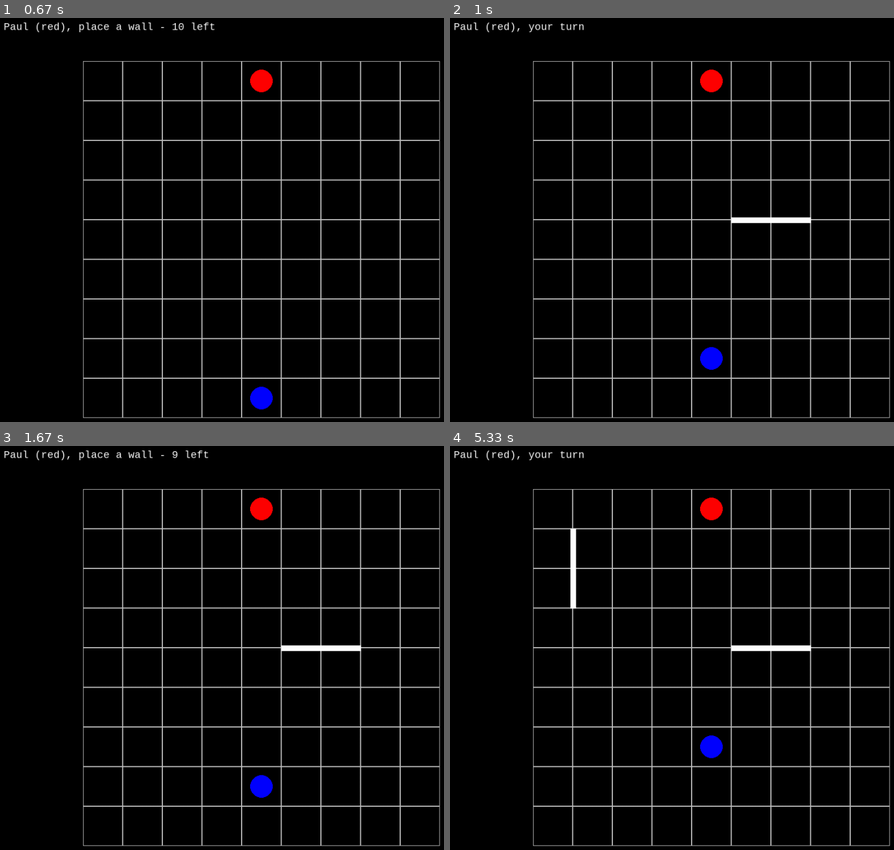
Above: before the commit, frames 1-4 (two rows, left to right).
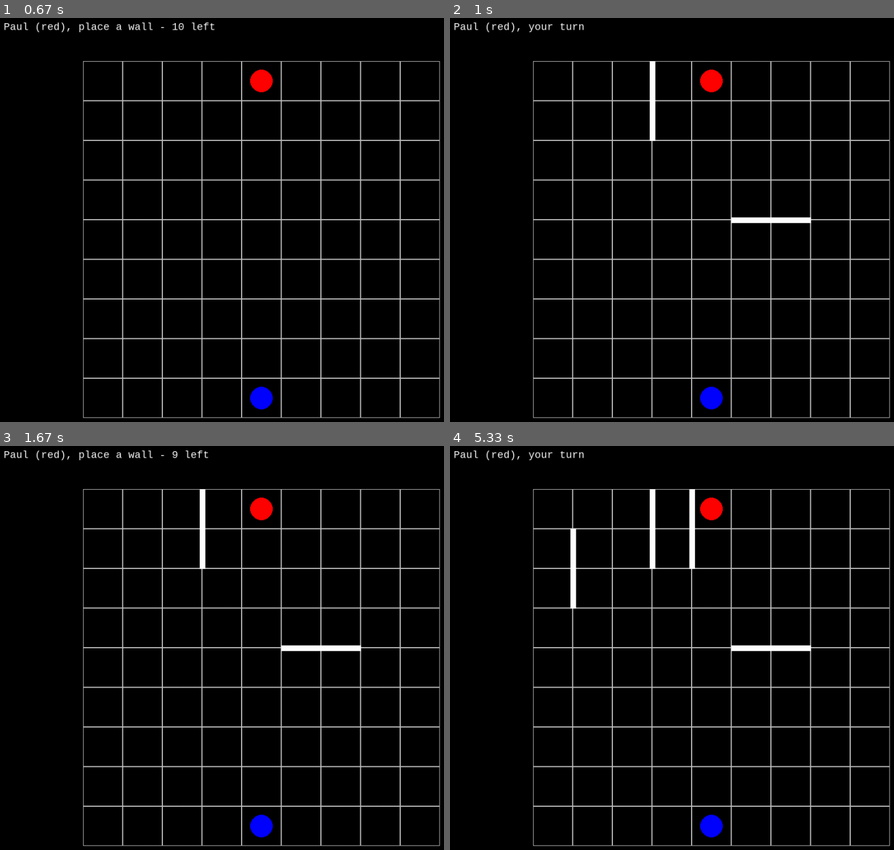
Above: after the commit, the same moments.

Repository: pdhummel/corridor
Game: pygame game, started from corridor.py
The game is run twice, just before and just after one commit, with the same random seed, the same clock (stepped at 60 frames per second) and the same inputs. The source is Python 2; it was converted automatically to run under Python 3.
Inputs (mouse positions are in pixels of both pictures, inside the frame that each line leads up to):
- Up to frame 1 (0.67 s): click (288, 220) at 0.38 s
- Up to frame 2 (1 s): press the mouse at (738, 220) at 0.7 s; move the mouse to (845, 296) at 0.8 s; release the mouse at (outside the picture) at 0.93 s
- Up to frame 3 (1.67 s): press the mouse at (288, 648) at 1.17 s; move the mouse to (186, 643) at 1.27 s; release the mouse at (79, 635) at 1.4 s
- Up to frame 4 (5.33 s): move the mouse to (569, 567) at 4.7 s; click (569, 567) at 5.03 s

Frame 1 is identical in both runs. In frame 2, 0.7% of the frame differs, in the area x 44-62%, y 10-97%; in frame 3, 0.7%; in frame 4, 1.0%.

Commit message:
Fixing AI bugs, etc.

Diff:
--- a/AI.py
+++ b/AI.py
@@ -1,11 +1,13 @@
 import sys
 from Space import Space
+from GameEvent import GameEvent
 
 class AI:
 
     def __init__(self, game):
         self._game = game
 
+    # Check if the space that the player is in, is connected to the victory row.
     def is_connected(self, player):
         connected = False
         graph = self.create_graph(self._game.board, player)
@@ -195,6 +197,10 @@
                         if not space_distances.has_key(node) or space_distances[node] > distance+1:
                             space_distances[node] = distance + 1
 
+                #if space_distances.has_key(space):
+                #    print x,y,space_distances[space]
+                #else:
+                #    print x,y, "no distance"
         return space_distances
 
 
@@ -205,55 +211,98 @@
 
     def determine_next_move(self, g, player):
         game = g.clone()
+        best_total = -99
+        game_event = GameEvent("SPACE")
+
         for x in range(9):
             for y in range(9):
-                print str(x) + "," + str(y)
+
+                #print str(x) + "," + str(y)
                 side = "TOP"
                 placed = game.place_wall(player, x, y, side)
                 if placed:
-                    self.evaluate_game(game, player)
+                    total = self.evaluate_game(game, player)
                     player.unplayed_wall_count = player.unplayed_wall_count + 1
                     game.unset_wall(x, y, side)
+                    if total > best_total:
+                        best_total = total
+                        game_event.x = x
+                        game_event.y = y
+                        game_event.section = side
+                        player.move_mode = "WALL"
                 side = "BOTTOM"
                 placed = game.place_wall(player, x, y, side)
                 if placed:
-                    self.evaluate_game(game, player)
+                    total = self.evaluate_game(game, player)
                     player.unplayed_wall_count = player.unplayed_wall_count + 1
                     game.unset_wall(x, y, side)
+                    if total > best_total:
+                        best_total = total
+                        game_event.x = x
+                        game_event.y = y
+                        game_event.section = side
+                        player.move_mode = "WALL"
                 side = "LEFT"
                 placed = game.place_wall(player, x, y, side)
                 if placed:
-                    self.evaluate_game(game, player)
+                    total = self.evaluate_game(game, player)
                     player.unplayed_wall_count = player.unplayed_wall_count + 1
                     game.unset_wall(x, y, side)
+                    if total > best_total:
+                        best_total = total
+                        game_event.x = x
+                        game_event.y = y
+                        game_event.section = side
+                        player.move_mode = "WALL"
                 side = "RIGHT"
                 placed = game.place_wall(player, x, y, side)
                 if placed:
-                    self.evaluate_game(game, player)
+                    total = self.evaluate_game(game, player)
                     player.unplayed_wall_count = player.unplayed_wall_count + 1
                     game.unset_wall(x, y, side)
-
+                    if total > best_total:
+                        best_total = total
+                        game_event.x = x
+                        game_event.y = y
+                        game_event.section = side
+                        player.move_mode = "WALL"
+
+        path = self.find_shortest_path(player, g.board)
+        if path != None and len(path) > 1:
+            total = self.evaluate_game(game, player, True)
+            if total > best_total:
+                best_total = total
+                game_event = GameEvent("SPACE")
+                space = path[1]
+                game_event.x = space.x
+                game_event.y = space.y
+                game_event.section = "CENTER"
+                player.move_mode = "PAWN"
+        return game_event
 
     def evaluate_game(self, game, player, moved=False):
         p1 = game.players[0]
         p2 = game.players[1]
-        #sp1 = len(self.find_shortest_path(p1, game.board))-1
-        #sp2 = len(self.find_shortest_path(p2, game.board))-1
+        if p1.name == player.name:
+            p1.unplayed_wall_count = player.unplayed_wall_count
+        else:
+            p2.unplayed_wall_count = player.unplayed_wall_count
         sp1 = self.get_distance(p1, game.board)
         sp2 = self.get_distance(p2, game.board)
         wc1 = p1.unplayed_wall_count
         wc2 = p2.unplayed_wall_count
         cp = game.current_player
-        total1 = (-sp1+sp2)*2 +wc1-wc2
-        total2 = (sp1-sp2)*2 -wc1+wc2
+        total = 0
+
+        if moved == False:
+            total = total + 1
         if cp == 0:
-            if moved == False:
-                total1 = total1 + 1
+            total = (sp2 - sp1)*2 + (wc1-wc2)
         else:
-            if moved == False:
-                total2 = total2 + 1
-        print "dist1=%s, dist2=%s, wall1=%s, wall2=%s, current=%s => %s %s" \
-            % (sp1, sp2, wc1, wc2, cp, total1, total2)
+            total = (sp1 - sp2)*2 + (wc2-wc1)
+        #print "dist1=%s, dist2=%s, wall1=%s, wall2=%s, current=%s => %s" \
+        #    % (sp1, sp2, wc1, wc2, cp, total)
+        return total
 
 
     def print_path(self, path):
--- a/Game.py
+++ b/Game.py
@@ -61,6 +61,7 @@
             for p in self.players:
                 if is_ok:
                     if not ai.is_connected(p):
+                        print "ai not connected"
                         is_ok = False
         else:
             is_ok = False
@@ -70,44 +71,96 @@
 
 
     def set_wall(self, x, y, side):
+        #print "set_wall():", x,y, side
         placed = False
-        if side == "TOP" and y > 0 and \
-           self.board.get(x,y).top_has_wall == False and \
-           x < 8 and \
-           self.board.get(x+1,y).top_has_wall == False:
+        if side == "TOP":
+            if y <= 0:
+                print "TOP y<=0"
+                return placed
+            if x >= 8:
+                print "TOP x>=8"
+                return placed
+            if self.board.get(x,y).top_has_wall:
+                print "TOP (x,y).top_has_wall"
+                return placed
+            if self.board.get(x+1,y).top_has_wall:
+                print "TOP (x+1,y).top_has_wall"
+                return placed
+            if self.board.get(x,y-1).right_has_wall and self.board.get(x,y).right_has_wall:
+                print "TOP (x,y-1).right_has_wall and (x,y).right_has_wall"
+                return placed
+            placed = True
             self.board.get(x,y).top_has_wall = True
             self.board.get(x+1,y).top_has_wall = True
-            placed = True
-            if y < 8:
+            if y > 0:
                 self.board.get(x,y-1).bottom_has_wall = True
                 self.board.get(x+1,y-1).bottom_has_wall = True
-        elif side == "BOTTOM" and y < 8 and \
-           self.board.get(x,y).bottom_has_wall == False and \
-           x < 8 and \
-           self.board.get(x+1,y).bottom_has_wall == False:
+
+        elif side == "BOTTOM":
+            if y >= 8:
+                print "BOTTOM y >= 8"
+                return placed
+            if x >= 8:
+                print "BOTTOM x >= 8"
+                return placed
+            if self.board.get(x,y).bottom_has_wall:
+                print "BOTTOM (x,y).bottom_has_wall"
+                return placed
+            if self.board.get(x+1,y).bottom_has_wall:
+                print "BOTTOM (x+1,y).bottom_has_wall"
+                return placed
+            if self.board.get(x,y+1).right_has_wall and self.board.get(x,y).right_has_wall:
+                print "BOTTOM (x,y+1).right_has_wall and (x,y).right_has_wall"
+                return placed
+            placed = True
             self.board.get(x,y).bottom_has_wall = True
             self.board.get(x+1,y).bottom_has_wall = True
-            placed = True
-            if y > 0:
+            if y < 8:
                 self.board.get(x,y+1).top_has_wall = True
                 self.board.get(x+1,y+1).top_has_wall = True
-        elif side == "LEFT" and x > 0 and \
-           self.board.get(x,y).left_has_wall == False and \
-           y < 8 and \
-           self.board.get(x,y+1).left_has_wall == False:
+
+        elif side == "LEFT":
+            if x <= 0:
+                print "LEFT x <= 0"
+                return placed
+            if y >= 8:
+                print "LEFT y >= 8"
+                return placed
+            if self.board.get(x,y).left_has_wall:
+                print "LEFT (x,y).left_has_wall"
+                return placed
+            if  self.board.get(x,y+1).left_has_wall:
+                print "LEFT (x,y+1).left_has_wall"
+                return placed
+            if self.board.get(x-1,y).bottom_has_wall and self.board.get(x,y).bottom_has_wall:
+                print "LEFT (x-1,y).bottom_has_wall and (x,y).bottom_has_wall"
+                return placed
+            placed = True
             self.board.get(x,y).left_has_wall = True
             self.board.get(x,y+1).left_has_wall = True
-            placed = True
             if x < 8:
                 self.board.get(x-1,y).right_has_wall = True
                 self.board.get(x-1,y+1).right_has_wall = True
-        elif side == "RIGHT" and x < 8 and \
-           self.board.get(x,y).right_has_wall == False and \
-           y < 8 and \
-           self.board.get(x,y+1).right_has_wall == False:
+
+        elif side == "RIGHT":
+            if x >= 8:
+                print "RIGHT x >= 8"
+                return placed
+            if y >= 8:
+                print "RIGHT y >= 8"
+                return placed
+            if self.board.get(x,y).right_has_wall:
+                print "RIGHT (x,y).right_has_wall"
+                return placed
+            if self.board.get(x,y+1).right_has_wall:
+                print "RIGHT (x,y+1).right_has_wall"
+                return placed
+            if self.board.get(x,y).bottom_has_wall and self.board.get(x+1,y).bottom_has_wall:
+                print "RIGHT (x,y).bottom_has_wall and (x+1,y).bottom_has_wall"
+                return placed
+            placed = True
             self.board.get(x,y).right_has_wall = True
             self.board.get(x,y+1).right_has_wall = True
-            placed = True
             if x > 0:
                 self.board.get(x+1,y).left_has_wall = True
                 self.board.get(x+1,y+1).left_has_wall = True
@@ -217,15 +270,8 @@
 
             if player.is_computer and not victory:
                 ai = AI(self)
-                ai.determine_next_move(self, player)
-                path = ai.find_shortest_path(player, self.board)
-                if path != None and len(path) > 1:
-                    game_event = GameEvent("SPACE")
-                    space = path[1]
-                    game_event.x = space.x
-                    game_event.y = space.y
-                    game_event.section = "CENTER"
-                    player.move_mode = "PAWN"
+                game_event = ai.determine_next_move(self, player)
+                print game_event, player.move_mode
             else:
                 game_event = interface.handle_events()
 
--- a/GameEvent.py
+++ b/GameEvent.py
@@ -8,3 +8,6 @@
         self.section = None
         self.x = -1
         self.y = -1
+
+    def __str__(self):
+        return str(self.name) + "," + str(self.section) + ": " + str(self.x) + "," + str(self.y) + " "
--- a/Player.py
+++ b/Player.py
@@ -24,3 +24,6 @@
         #p.position = self.position
         p.number = self.number
         return p
+
+    def __str__(self):
+        return self.name + "," + str(self.number) + ", winX=" + str(self.win_col) + ", winY=" + str(self.win_row)
